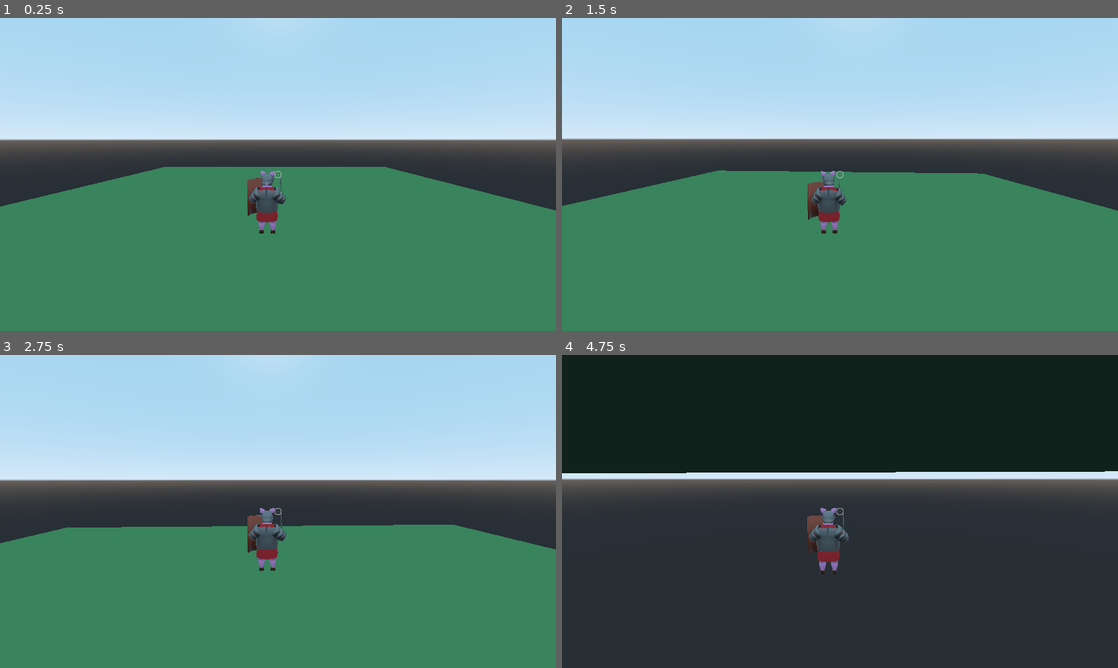
Above: before the commit, frames 1-4 (two rows, left to right).
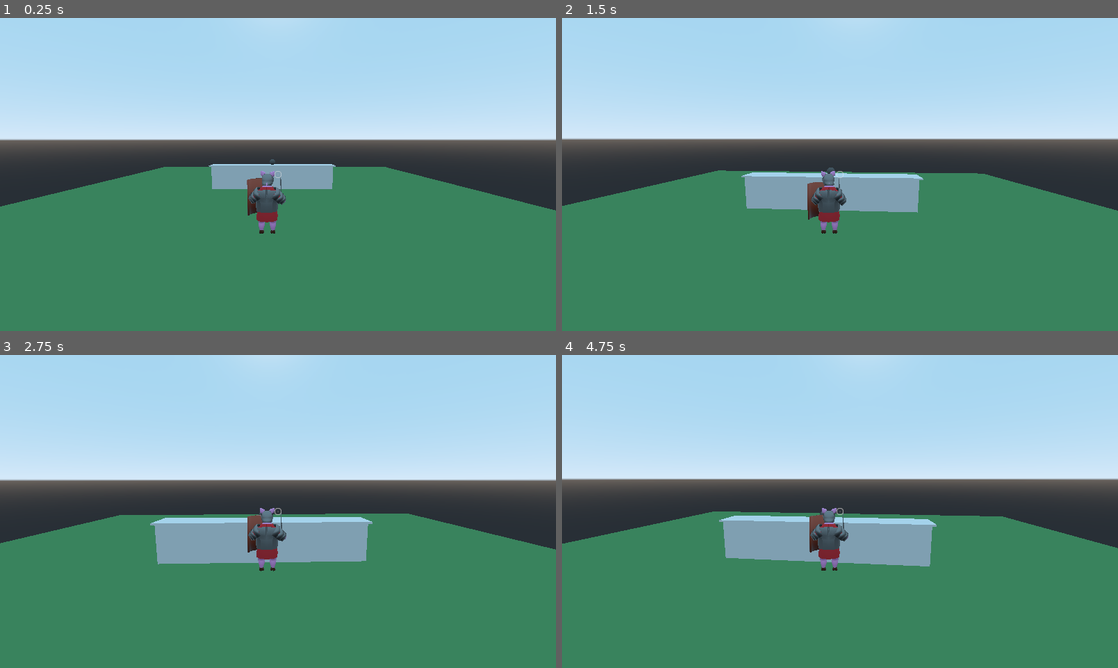
Above: after the commit, the same moments.

Repository: BVenturaDev/War-Pigs
Game: Godot game, scene res://scenes/levels/Shop.tscn
Two runs of this game, one before a commit and one after it. Both use one fixed random seed, a clock stepped at 60 frames per second and the inputs below. This scene is started directly instead of the project's main scene.
Inputs (mouse positions are in pixels of both pictures, inside the frame that each line leads up to):
- Up to frame 1 (0.25 s): no input
- Up to frame 2 (1.5 s): tap Enter at 0.5 s; move the mouse to (867, 174) at 0.52 s; hold W (move_forward) from 0.53 s (still down); tap Middle mouse button (charge) at 0.6 s; click (867, 174) at 0.67 s; tap E (ui_select) at 0.77 s; move the mouse to (812, 174) at 1.27 s; click (812, 174) at 1.35 s
- Up to frame 3 (2.75 s): keep holding W (move_forward); tap E (ui_select) at 1.52 s; move the mouse to (289, 505) at 2.02 s; right-click (289, 505) at 2.1 s
- Up to frame 4 (4.75 s): keep holding W (move_forward); move the mouse to (834, 517) at 2.77 s; tap Middle mouse button (charge) at 2.85 s; click (834, 517) at 2.92 s; tap E (ui_select) at 3.02, 3.77, 4.52 s; move the mouse to (878, 514) at 3.52 s; click (878, 514) at 3.6 s; move the mouse to (795, 508) at 4.27 s; right-click (795, 508) at 4.35 s

The runs differ from the first frame. In frame 1, 1.5% of the frame differs, in the area x 37-61%, y 45-55%; in frame 2, 3.1%; in frame 3, 5.9%; in frame 4, 84%, in the area x 0-100%, y 0-100%.

Commit message:
Basic shopping implemented

Diff:
--- /dev/null
+++ b/scenes/components/shop/BuyableItem.tscn
@@ -0,0 +1,11 @@
+[gd_scene load_steps=3 format=2]
+
+[ext_resource path="res://src/components/shop/Buyable.gd" type="Script" id=1]
+
+[sub_resource type="BoxShape" id=1]
+
+[node name="BuyableItem" type="StaticBody"]
+script = ExtResource( 1 )
+
+[node name="CollisionShape" type="CollisionShape" parent="."]
+shape = SubResource( 1 )
--- a/scenes/levels/Shop.tscn
+++ b/scenes/levels/Shop.tscn
@@ -1,7 +1,8 @@
-[gd_scene load_steps=6 format=2]
+[gd_scene load_steps=10 format=2]
 
 [ext_resource path="res://scenes/components/Player.tscn" type="PackedScene" id=1]
 [ext_resource path="res://scenes/components/transition/LevelTransition.tscn" type="PackedScene" id=2]
+[ext_resource path="res://scenes/components/shop/BuyableItem.tscn" type="PackedScene" id=3]
 
 [sub_resource type="CubeMesh" id=1]
 
@@ -9,6 +10,14 @@
 albedo_color = Color( 0.352941, 0.623529, 0.388235, 1 )
 
 [sub_resource type="BoxShape" id=3]
+
+[sub_resource type="BoxShape" id=4]
+extents = Vector3( 22.5749, 4.00292, 4.52788 )
+
+[sub_resource type="SphereMesh" id=5]
+
+[sub_resource type="SpatialMaterial" id=6]
+albedo_color = Color( 0.411765, 0.411765, 0.411765, 1 )
 
 [node name="Spatial" type="Spatial"]
 
@@ -28,3 +37,35 @@
 
 [node name="Area" parent="." instance=ExtResource( 2 )]
 transform = Transform( 1, 0, 0, 0, 1, 0, 0, 0, 1, 36.0493, 4.12317, -61.3154 )
+
+[node name="DummyShop" type="StaticBody" parent="."]
+transform = Transform( 1, 0, 0, 0, 1, 0, 0, 0, 1, 0, 5.60424, -22.238 )
+
+[node name="CSGCombiner" type="CSGCombiner" parent="DummyShop"]
+transform = Transform( 1, 0, 0, 0, 0.868476, 0, 0, 0, 1, 0, -0.729249, 0 )
+operation = 1
+snap = 0.01
+
+[node name="Stand" type="CSGBox" parent="DummyShop/CSGCombiner"]
+width = 41.9623
+height = 9.25687
+depth = 5.83799
+
+[node name="Counter" type="CSGBox" parent="DummyShop/CSGCombiner"]
+transform = Transform( 1, 0, 0, 0, 1, 0, 0, 0, 1, 0, 4.62976, 0.0420456 )
+width = 43.4411
+height = 0.410854
+depth = 6.17704
+
+[node name="CollisionShape" type="CollisionShape" parent="DummyShop"]
+transform = Transform( 1, 0, 0, 0, 1, 0, 0, 0, 1, 0, -0.360236, 0 )
+shape = SubResource( 4 )
+
+[node name="BuyableItem" parent="." instance=ExtResource( 3 )]
+transform = Transform( 1, 0, 0, 0, 1, 0, 0, 0, 1, 0, 10.0538, -22.2762 )
+buyable_item_path = NodePath("MeshInstance")
+item_type = "Helmet"
+
+[node name="MeshInstance" type="MeshInstance" parent="BuyableItem"]
+mesh = SubResource( 5 )
+material/0 = SubResource( 6 )
--- a/src/components/Player.gd
+++ b/src/components/Player.gd
@@ -20,6 +20,8 @@
 		if col.is_in_group("Enemies"):
 			if not col.alive:
 				col.recruit()
+		if col.is_in_group("buyable"):
+			print_debug("I can buy it!")
 
 func _ready():
 	main = get_parent()
--- /dev/null
+++ b/src/components/shop/Buyable.gd
@@ -0,0 +1,43 @@
+tool
+extends StaticBody
+
+"""
+Contain the item that is to be bought.
+"""
+# Be able to change collision shape in editor
+export (Vector3) var collision_scale = Vector3(1,1,1)
+export (NodePath) var buyable_item_path
+
+# Any item to buy (data)
+# Child
+var buyable_item
+# Cost to buy item
+export (int) var cost = 0
+# type of item
+export (String) var item_type
+
+func _ready():
+	if buyable_item_path != "":
+		buyable_item = get_node(buyable_item_path)
+	$CollisionShape.scale = collision_scale
+	add_to_group("buyable")
+
+func _process(delta):
+	if Engine.editor_hint:
+		$CollisionShape.scale = collision_scale
+
+func buy_item(amount: int):
+	if amount >= cost:
+		if buyable_item != null:
+			var item = buyable_item
+			remove_child(buyable_item)
+			buyable_item = null
+			return item
+	return null
+
+# Called after buying an item. NOT before
+func change(amount: int) -> int:
+	return amount - cost
+
+func get_type() -> String:
+	return item_type
